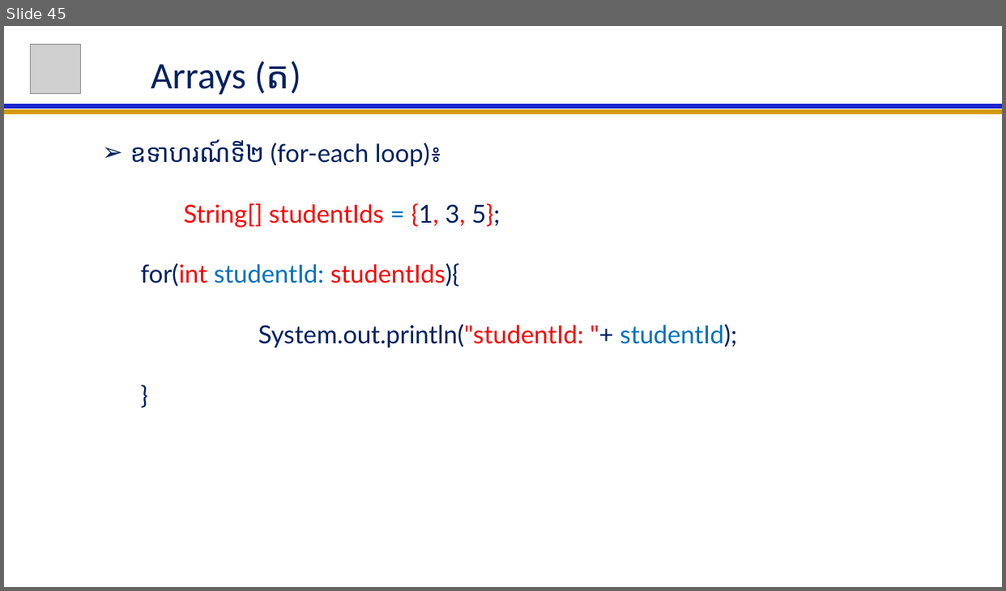
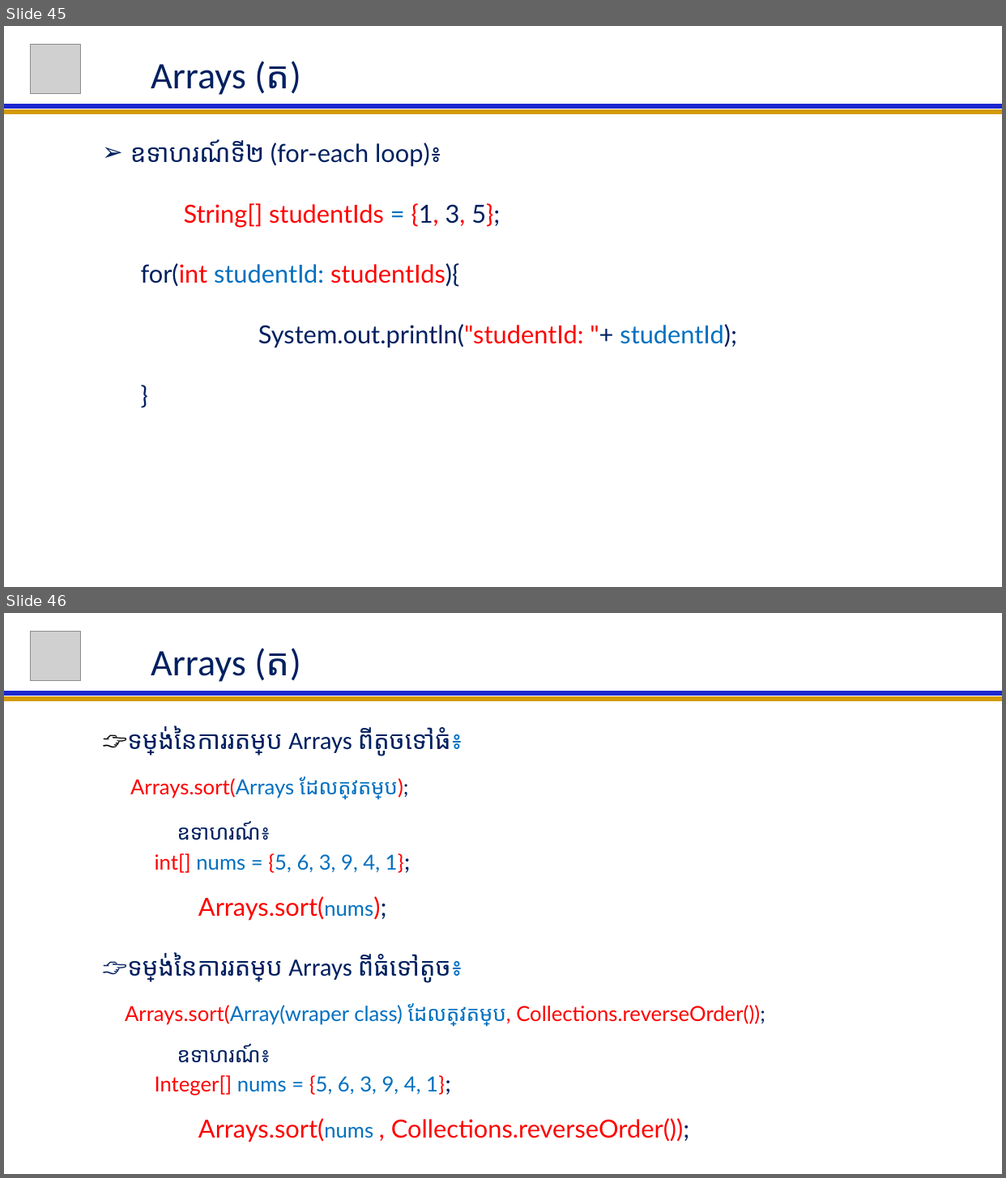
Before and after one commit to NGOUNCHHENGHY/ACLEDA-Java-For-Beginer, a slide deck: Java For Beginer Lession.pptx. Shown one above the other, each under a label of ours: slide 45 before the commit, slides 45 and 46 after it. The pictures are 1006x591 and 1006x1178 pixels, drawn with LibreOffice and Linux fonts; fonts in the diff are those of the drawing; grey boxes stand for pictures. Boxes give left, top, right and bottom in pixels: in the first picture for what was removed or moved away, otherwise in the second. Text is boxed around its words. In the diff, an @@ line names an element or a change of style, - is before the commit and + after.

```diff
--- a/Java For Beginer Lession.pptx
+++ b/Java For Beginer Lession.pptx
@@ slide 46 added at (4, 613, 1002, 1174), background #FFFFFF @@
@@ picture added at (31, 631, 80, 680) @@
@@ title added at (151, 648, 300, 682), 36 pt, text #002060 @@
+Arrays (ត)
@@ line added from (4, 699) to (1002, 699), #D49B06 4.5 pt @@
@@ line added from (4, 693) to (1002, 693), #1C27CF 4.5 pt @@
@@ subtitle added at (125, 726, 765, 1143), 20 pt, text #FF0000 @@
+  👉ទម្រង់នៃការរតម្រៀប Arrays ពីតូចទៅធំ៖
+  Arrays.sort(Arrays ដែលត្រូវតម្រៀប);
+  ឧទាហរណ៍៖
+  int[] nums = {5, 6, 3, 9, 4, 1};
+  Arrays.sort(nums);
+  👉ទម្រង់នៃការរតម្រៀប Arrays ពីធំទៅតូច៖
+  Arrays.sort(Array(wraper class) ដែលត្រូវតម្រៀប, Collections.reverseOrder());
+  ឧទាហរណ៍៖
+  Integer[] nums = {5, 6, 3, 9, 4, 1};
+  Arrays.sort(nums , Collections.reverseOrder());
```
Also in this commit, not shown: 10 other slides added.
